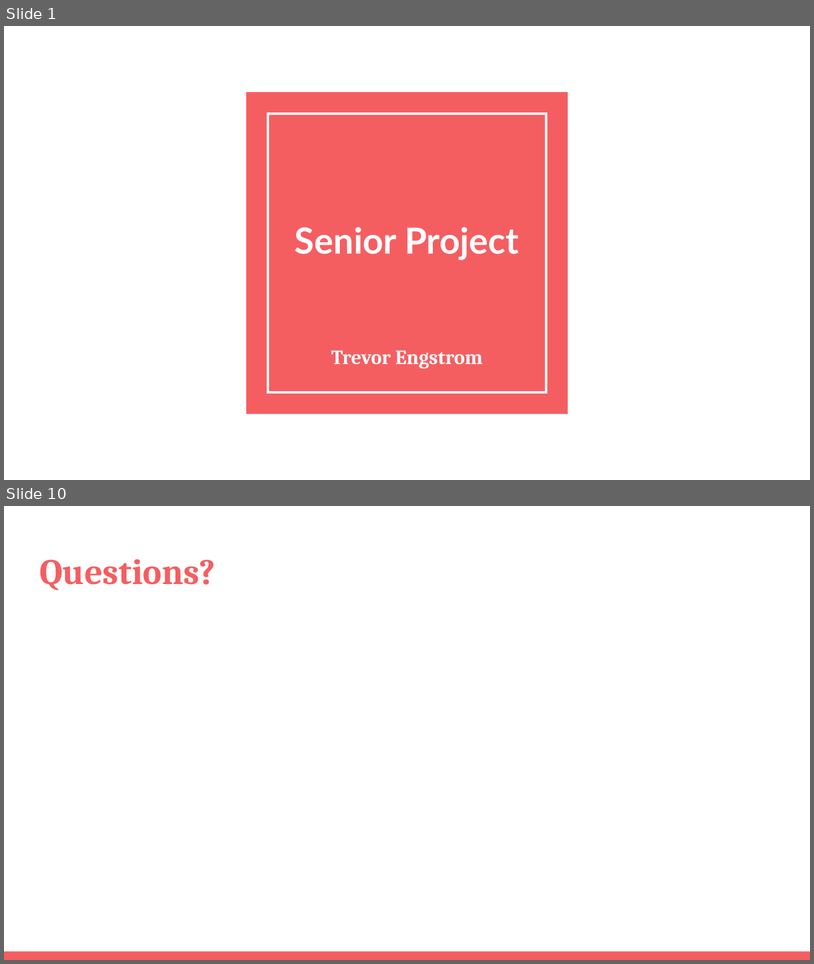
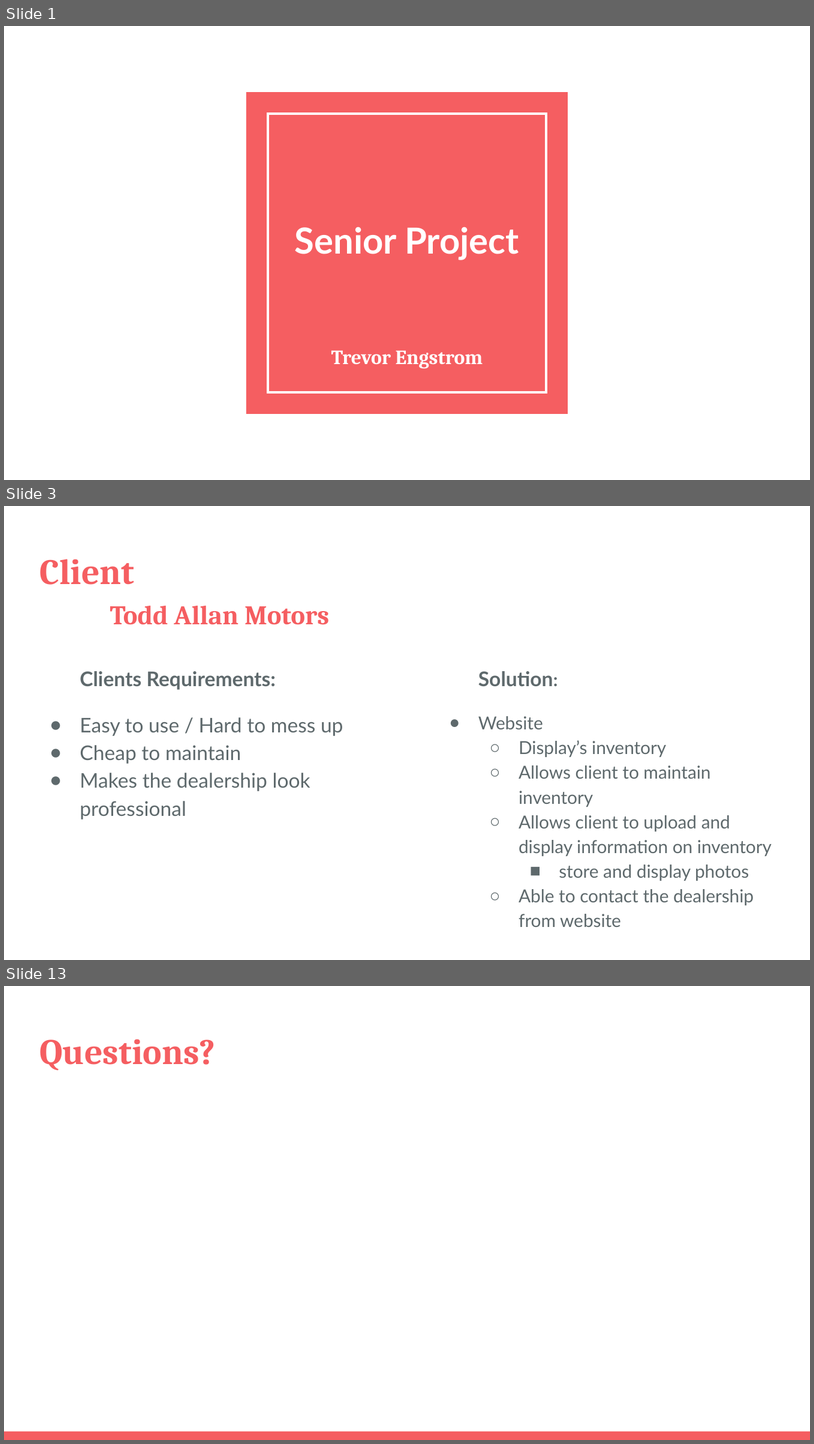
Before and after one commit to trevorengstrom/SeniorProject, a slide deck: Senior Project.pptx. Shown one above the other, each under a label of ours: slides 1 and 10 before the commit, slides 1, 3 and 13 after it; the slides between them are not shown. The pictures are 814x964 and 814x1444 pixels, drawn with LibreOffice and Linux fonts; fonts in the diff are those of the drawing. Boxes give left, top, right and bottom in pixels: in the first picture for what was removed or moved away, otherwise in the second. Text is boxed around its words. In the diff, an @@ line names an element or a change of style, - is before the commit and + after.

```diff
--- a/Senior Project.pptx
+++ b/Senior Project.pptx
@@ slide 3 added at bbox=[4, 506, 810, 960], background #FFFFFF @@
@@ title added at bbox=[39, 559, 134, 585], 32 pt, text #F55E61, bold @@
+Client
@@ title added at bbox=[110, 606, 329, 625], 24 pt, text #F55E61, bold @@
+Todd Allan Motors
@@ text added at bbox=[80, 671, 344, 819], 18 pt, text #5E696C @@
+Clients Requirements:
+● Easy to use / Hard to mess up
+● Cheap to maintain
+● Makes the dealership look professional
@@ text added at bbox=[479, 671, 772, 927], 16 pt, text #5E696C @@
+Solution:
+● Website
+  ○ Display’s inventory
+  ○ Allows client to maintain inventory
+  ○ Allows client to upload and display information on inventory
+    ■ store and display photos
+  ○ Able to contact the dealership from website
@@ what was slide 10 is now slide 13 @@
```
Also in this commit, not shown: 10 other slides added, 8 slides removed.
